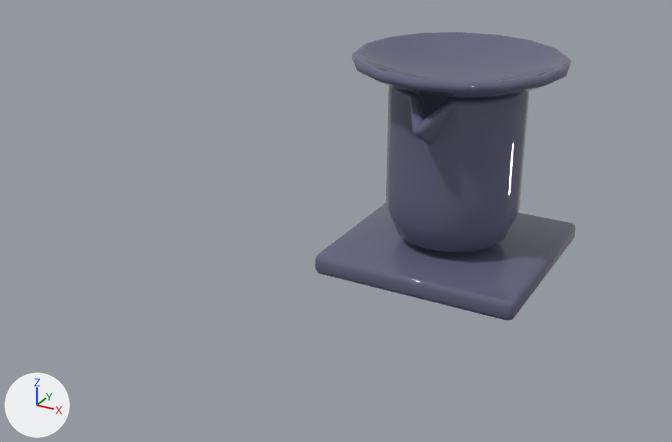
What one commit did to the FBX model LastMoon/Assets/_Resources/Model/Station/New Station/Station Material Shader/Construction/Model/Constructing_Incubator.fbx.
Before and after are seen from a 50 mm camera at (1.54, -3.97, 2.04) aimed at (-0.27, -0.7, 0.41). Lighting does not change. The marker at lower left points along +X, +Y and +Z. Where no turn or scale is listed for an object, it has been applied to the vertices.

Names of what the first picture shows: 'Stand_Base_Small001'.
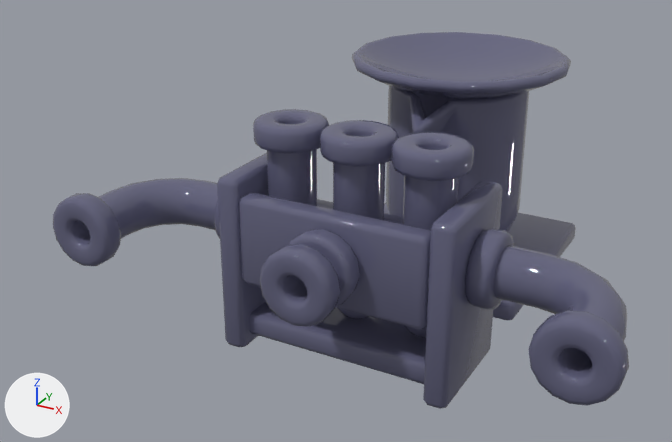
Boxes (x1, y1, x2, y2) around the edits, measured in the pictures (672 x 442 px):
'Stand_Base_Small001', reshaped (120% wider, 30% taller)
    before: (315, 32, 576, 321)
    after: (53, 32, 629, 409)
part 1 of me_mesh, added (blue)
    after: (53, 109, 629, 409)

What changed in the scene script:
```text
Change me_mesh:
    used by ob_stand_base_small001; location = (0.0, 0.0, 0.0)
    remove me_mesh.from_pydata(...)  # 668 vertices, 724 faces; spans x -0.5..0.5, y -0.5..0.5, z 0.0..1.027
    add me_mesh.from_pydata(...)  # 4566 vertices, 4788 faces; spans x -1.15..1.15, y -1.5..0.5, z 0.0..1.027
    me_mesh part 1: 3898 vertices added at x -1.15..1.15, y -1.5..-0.75, z 0.0..0.95
```
